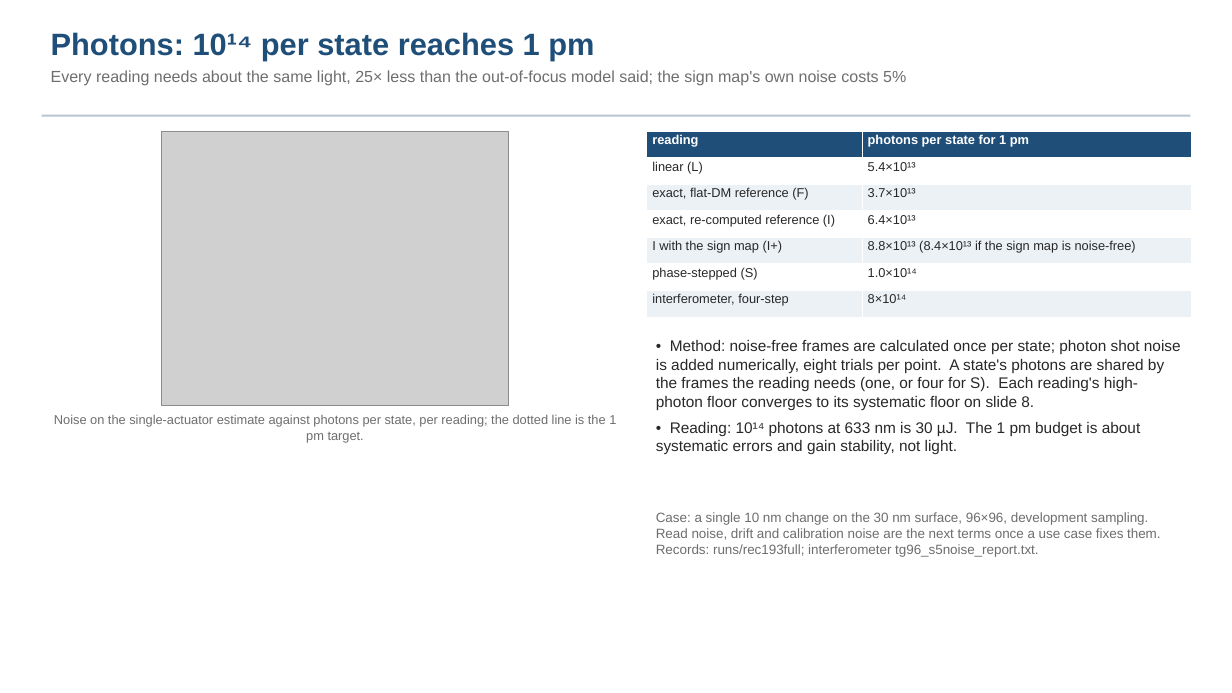
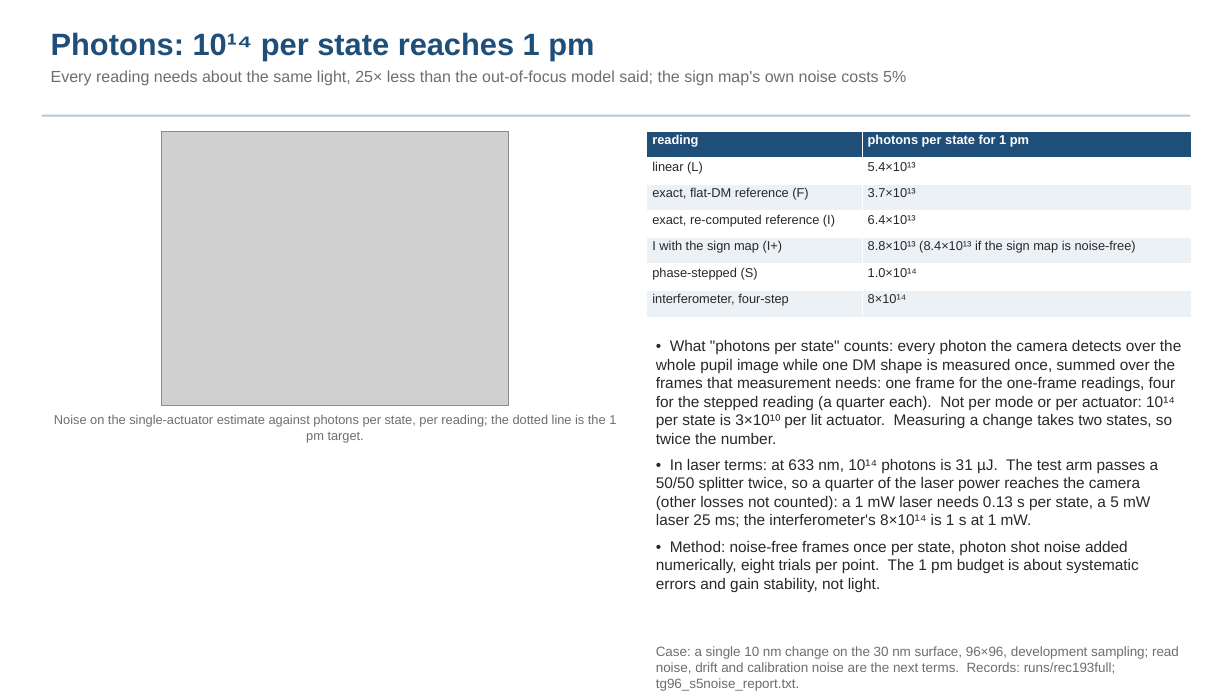
Before and after one commit to nasa-jpl/macos, a slide deck: slide 13 of demo_session/deck_zwfs.pptx. Drawn at 1232x693 pixels with LibreOffice and Linux fonts; fonts in the diff are those of the drawing; grey boxes stand for pictures. Boxes give left, top, right and bottom in pixels: in the first picture for what was removed or moved away, otherwise in the second. Text is boxed around its words. In the diff, an @@ line names an element or a change of style, - is before the commit and + after.

```diff
--- a/demo_session/deck_zwfs.pptx
+++ b/demo_session/deck_zwfs.pptx
@@ text at bbox=[656, 340, 1181, 592]: text changed @@
-• Method: noise-free frames are calculated once per state; photon shot noise is added numerically, eight trials per point. A state's photons are shared by the frames the reading needs (one, or four for S). Each reading's high-photon floor converges to its systematic floor on slide 8.
-• Reading: 10¹⁴ photons at 633 nm is 30 µJ. The 1 pm budget is about systematic errors and gain stability, not light.
+• What "photons per state" counts: every photon the camera detects over the whole pupil image while one DM shape is measured once, summed over the frames that measurement needs: one frame for the one-frame readings, four for the stepped reading (a quarter each). Not per mode or per actuator: 10¹⁴ per state is 3×10¹⁰ per lit actuator. Measuring a change takes two states, so twice the number.
+• In laser terms: at 633 nm, 10¹⁴ photons is 31 µJ. The test arm passes a 50/50 splitter twice, so a quarter of the laser power reaches the camera (other losses not counted): a 1 mW laser needs 0.13 s per state, a 5 mW laser 25 ms; the interferometer's 8×10¹⁴ is 1 s at 1 mW.
+• Method: noise-free frames once per state, photon shot noise added numerically, eight trials per point. The 1 pm budget is about systematic errors and gain stability, not light.
@@ text at bbox=[656, 646, 1179, 691]: text changed @@
-Case: a single 10 nm change on the 30 nm surface, 96×96, development sampling. Read noise, drift and calibration noise are the next terms once a use case fixes them. Records: runs/rec193full; interferometer tg96_s5noise_report.txt.
+Case: a single 10 nm change on the 30 nm surface, 96×96, development sampling; read noise, drift and calibration noise are the next terms. Records: runs/rec193full; tg96_s5noise_report.txt.
```
Also in this commit, not shown: 14 other slides changed, 3 other files.
